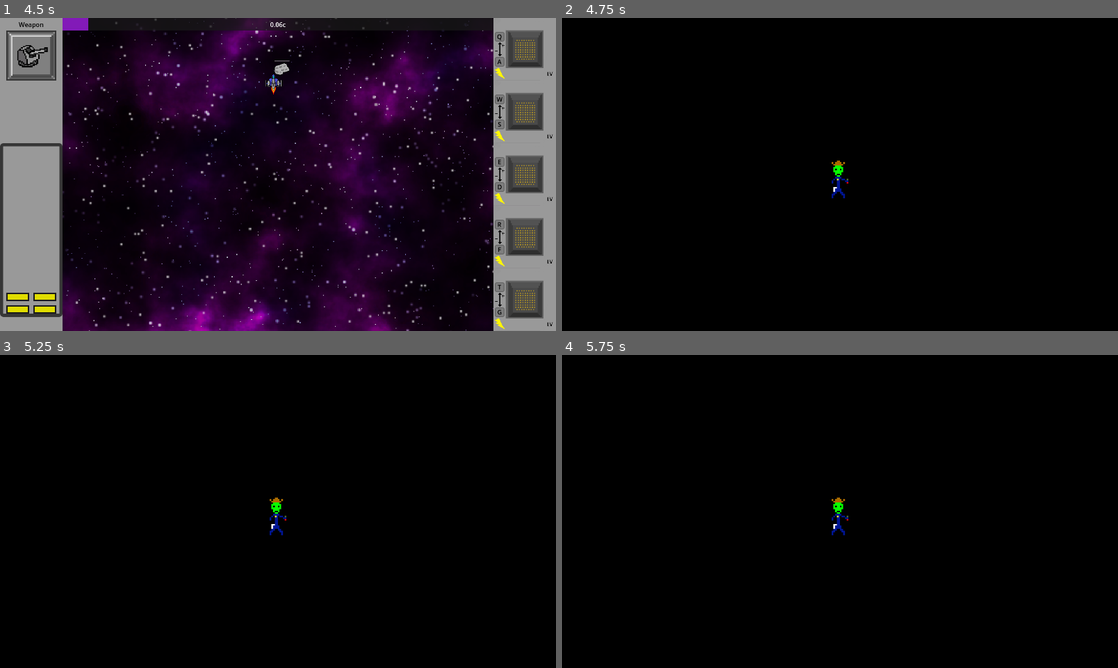
Above: before the commit, frames 1-4 (two rows, left to right).
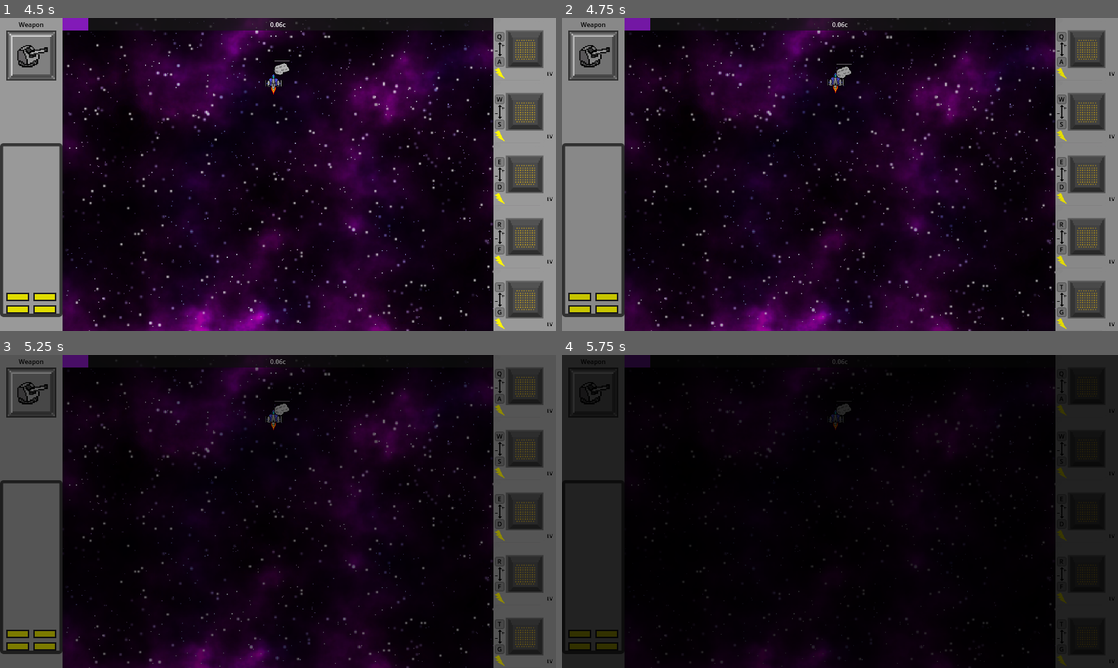
Above: after the commit, the same moments.

Repository: DigitsCodeCompendium/game.MJ198
Game: Godot game, scene res://scenes/title_screen/title_screen.tscn
The game is run twice, just before and just after one commit, with the same random seed, the same clock (stepped at 60 frames per second) and the same inputs. The engine's default icon, where the game draws it, is replaced by a stand-in: a white triangle on a blue panel in a dark square.
Inputs (mouse positions are in pixels of both pictures, inside the frame that each line leads up to):
- Up to frame 1 (4.5 s): click "Start Game" at 0.5 s; click "Start Game" at 1.25 s; click (500, 36) at 2.02 s; click (500, 61) at 2.77 s; click (500, 36) at 3.52 s; click (500, 61) at 4.27 s
- Up to frame 2 (4.75 s): no input
- Up to frame 3 (5.25 s): move the mouse to (400, 495) at 5.02 s; hold ` (discard_module_pending) from 5.03 s (still down)
- Up to frame 4 (5.75 s): keep holding ` (discard_module_pending)

Frame 1 is identical in both runs. In frame 2, 55% of the frame differs, in the area x 0-100%, y 0-100%; in frame 3, 38%; in frame 4, 18%.
Error in both runs: Invalid access to property or key 'volume_music' on a base object of type 'Dictionary'. (res://scenes/player_options.gd:22)

Commit message:
Player now blinks and screen fades out on death

Diff:
--- a/resources/pickups/asteroid_drop_table.tres
+++ b/resources/pickups/asteroid_drop_table.tres
@@ -21,14 +21,64 @@
 [ext_resource type="Resource" uid="uid://bm2m052eus4an" path="res://resources/weapons/player/player_laser.tres" id="19_o0bre"]
 [ext_resource type="Resource" uid="uid://v85pwhlifr3v" path="res://resources/modules/velocity_module_1.tres" id="20_q55ky"]
 
-[sub_resource type="Resource" id="Resource_ftebs"]
+[sub_resource type="Resource" id="Resource_yq24y"]
 script = ExtResource("5_fhf8e")
-module = ExtResource("4_hecxd")
+module = ExtResource("20_q55ky")
 metadata/_custom_type_script = "uid://cc7vsq5nveskd"
 
-[sub_resource type="Resource" id="Resource_6ulkq"]
+[sub_resource type="Resource" id="Resource_q55ky"]
 script = ExtResource("6_fhf8e")
-weapon = ExtResource("7_hwpxa")
+weapon = ExtResource("19_o0bre")
+metadata/_custom_type_script = "uid://dh634rqw5sh5y"
+
+[sub_resource type="Resource" id="Resource_0dqbr"]
+script = ExtResource("5_fhf8e")
+module = ExtResource("18_oboha")
+metadata/_custom_type_script = "uid://cc7vsq5nveskd"
+
+[sub_resource type="Resource" id="Resource_f0qb2"]
+script = ExtResource("5_fhf8e")
+module = ExtResource("17_yq24y")
+metadata/_custom_type_script = "uid://cc7vsq5nveskd"
+
+[sub_resource type="Resource" id="Resource_xub0e"]
+script = ExtResource("5_fhf8e")
+module = ExtResource("16_q55ky")
+metadata/_custom_type_script = "uid://cc7vsq5nveskd"
+
+[sub_resource type="Resource" id="Resource_d08jt"]
+script = ExtResource("5_fhf8e")
+module = ExtResource("15_o0bre")
+metadata/_custom_type_script = "uid://cc7vsq5nveskd"
+
+[sub_resource type="Resource" id="Resource_mjbwv"]
+script = ExtResource("5_fhf8e")
+module = ExtResource("14_hj3tc")
+metadata/_custom_type_script = "uid://cc7vsq5nveskd"
+
+[sub_resource type="Resource" id="Resource_iwep5"]
+script = ExtResource("6_fhf8e")
+weapon = ExtResource("13_erlq7")
+metadata/_custom_type_script = "uid://dh634rqw5sh5y"
+
+[sub_resource type="Resource" id="Resource_hj3tc"]
+script = ExtResource("6_fhf8e")
+weapon = ExtResource("12_q852r")
+metadata/_custom_type_script = "uid://dh634rqw5sh5y"
+
+[sub_resource type="Resource" id="Resource_0lytd"]
+script = ExtResource("5_fhf8e")
+module = ExtResource("11_iwep5")
+metadata/_custom_type_script = "uid://cc7vsq5nveskd"
+
+[sub_resource type="Resource" id="Resource_e8rf3"]
+script = ExtResource("5_fhf8e")
+module = ExtResource("10_erlq7")
+metadata/_custom_type_script = "uid://cc7vsq5nveskd"
+
+[sub_resource type="Resource" id="Resource_q852r"]
+script = ExtResource("6_fhf8e")
+weapon = ExtResource("9_iwep5")
 metadata/_custom_type_script = "uid://dh634rqw5sh5y"
 
 [sub_resource type="Resource" id="Resource_fhf8e"]
@@ -36,84 +86,34 @@
 weapon = ExtResource("8_erlq7")
 metadata/_custom_type_script = "uid://dh634rqw5sh5y"
 
-[sub_resource type="Resource" id="Resource_q852r"]
+[sub_resource type="Resource" id="Resource_6ulkq"]
 script = ExtResource("6_fhf8e")
-weapon = ExtResource("9_iwep5")
+weapon = ExtResource("7_hwpxa")
 metadata/_custom_type_script = "uid://dh634rqw5sh5y"
 
-[sub_resource type="Resource" id="Resource_e8rf3"]
+[sub_resource type="Resource" id="Resource_ftebs"]
 script = ExtResource("5_fhf8e")
-module = ExtResource("10_erlq7")
-metadata/_custom_type_script = "uid://cc7vsq5nveskd"
-
-[sub_resource type="Resource" id="Resource_0lytd"]
-script = ExtResource("5_fhf8e")
-module = ExtResource("11_iwep5")
-metadata/_custom_type_script = "uid://cc7vsq5nveskd"
-
-[sub_resource type="Resource" id="Resource_hj3tc"]
-script = ExtResource("6_fhf8e")
-weapon = ExtResource("12_q852r")
-metadata/_custom_type_script = "uid://dh634rqw5sh5y"
-
-[sub_resource type="Resource" id="Resource_iwep5"]
-script = ExtResource("6_fhf8e")
-weapon = ExtResource("13_erlq7")
-metadata/_custom_type_script = "uid://dh634rqw5sh5y"
-
-[sub_resource type="Resource" id="Resource_mjbwv"]
-script = ExtResource("5_fhf8e")
-module = ExtResource("14_hj3tc")
-metadata/_custom_type_script = "uid://cc7vsq5nveskd"
-
-[sub_resource type="Resource" id="Resource_d08jt"]
-script = ExtResource("5_fhf8e")
-module = ExtResource("15_o0bre")
-metadata/_custom_type_script = "uid://cc7vsq5nveskd"
-
-[sub_resource type="Resource" id="Resource_xub0e"]
-script = ExtResource("5_fhf8e")
-module = ExtResource("16_q55ky")
-metadata/_custom_type_script = "uid://cc7vsq5nveskd"
-
-[sub_resource type="Resource" id="Resource_f0qb2"]
-script = ExtResource("5_fhf8e")
-module = ExtResource("17_yq24y")
-metadata/_custom_type_script = "uid://cc7vsq5nveskd"
-
-[sub_resource type="Resource" id="Resource_0dqbr"]
-script = ExtResource("5_fhf8e")
-module = ExtResource("18_oboha")
-metadata/_custom_type_script = "uid://cc7vsq5nveskd"
-
-[sub_resource type="Resource" id="Resource_q55ky"]
-script = ExtResource("6_fhf8e")
-weapon = ExtResource("19_o0bre")
-metadata/_custom_type_script = "uid://dh634rqw5sh5y"
-
-[sub_resource type="Resource" id="Resource_yq24y"]
-script = ExtResource("5_fhf8e")
-module = ExtResource("20_q55ky")
+module = ExtResource("4_hecxd")
 metadata/_custom_type_script = "uid://cc7vsq5nveskd"
 
 [resource]
 script = ExtResource("2_bsrxx")
 weights = Dictionary[ExtResource("1_qrb3g"), float]({
 null: 40.0,
-SubResource("Resource_yq24y"): 20.0,
+ExtResource("3_2ehe6"): 40.0,
+SubResource("Resource_ftebs"): 20.0,
+SubResource("Resource_6ulkq"): 20.0,
+SubResource("Resource_fhf8e"): 20.0,
+SubResource("Resource_q852r"): 20.0,
+SubResource("Resource_e8rf3"): 20.0,
+SubResource("Resource_0lytd"): 20.0,
+SubResource("Resource_hj3tc"): 20.0,
+SubResource("Resource_iwep5"): 20.0,
+SubResource("Resource_mjbwv"): 20.0,
+SubResource("Resource_d08jt"): 20.0,
+SubResource("Resource_xub0e"): 20.0,
+SubResource("Resource_f0qb2"): 20.0,
+SubResource("Resource_0dqbr"): 20.0,
 SubResource("Resource_q55ky"): 20.0,
-SubResource("Resource_0dqbr"): 20.0,
-SubResource("Resource_f0qb2"): 20.0,
-SubResource("Resource_xub0e"): 20.0,
-SubResource("Resource_d08jt"): 20.0,
-SubResource("Resource_mjbwv"): 20.0,
-SubResource("Resource_iwep5"): 20.0,
-SubResource("Resource_hj3tc"): 20.0,
-SubResource("Resource_0lytd"): 20.0,
-SubResource("Resource_e8rf3"): 20.0,
-SubResource("Resource_q852r"): 20.0,
-SubResource("Resource_fhf8e"): 20.0,
-SubResource("Resource_6ulkq"): 20.0,
-SubResource("Resource_ftebs"): 20.0,
-ExtResource("3_2ehe6"): 40.0
+SubResource("Resource_yq24y"): 20.0
 })
--- a/scenes/game.tscn
+++ b/scenes/game.tscn
@@ -8,6 +8,7 @@
 [ext_resource type="Script" uid="uid://dyk1ykmfc3qsj" path="res://scenes/enemies/spawning/enemy_spawner.gd" id="4_ir15t"]
 [ext_resource type="Script" uid="uid://c76gyrf6d7soo" path="res://scenes/user_interface/ui_event_bus.gd" id="4_iywne"]
 [ext_resource type="Script" uid="uid://bmr07kofgmiyi" path="res://scenes/music_player.gd" id="4_p57ef"]
+[ext_resource type="PackedScene" uid="uid://cs1d4wmub2aox" path="res://scenes/enemies/aliens/energy_alien/energy_alien.tscn" id="4_qnb83"]
 [ext_resource type="Resource" uid="uid://ckbj4ecgkde82" path="res://resources/enemy_spawn/asteroid_spawn.tres" id="5_ca42v"]
 [ext_resource type="Resource" uid="uid://c0g6bmu0jaby8" path="res://resources/enemy_spawn/enemy_spawn.tres" id="6_ssvqc"]
 [ext_resource type="Resource" uid="uid://guj8pcwgg5b5" path="res://resources/enemy_spawn/boss_spawn.tres" id="7_264po"]
@@ -171,6 +172,7 @@
 linear_acceleration = 0.01
 
 [node name="MusicPlayer" type="AudioStreamPlayer" parent="." node_paths=PackedStringArray("speed_control")]
+process_mode = 3
 volume_db = -10.0
 bus = &"Music"
 script = ExtResource("4_p57ef")
--- a/scenes/player/player.gd
+++ b/scenes/player/player.gd
@@ -53,7 +53,15 @@
 
 func _on_player_collide(area: Area2D):
 	if area.is_in_group("enemy") or area.is_in_group("enemy_projectile"):
+		get_tree().paused = true
 		UiEventBus.emit_signal("player_died")
+		$AnimationPlayer.play("death")
+
+		var music_player: AudioStreamPlayer = get_node("/root/Game/MusicPlayer")
+		var tween = music_player.create_tween()
+		tween.tween_property(music_player, "volume_linear", 0, 1.5)
+		await tween.finished
+		music_player.stop()
 
 func set_engine_style(style:int) -> void:
 	$PlayerVisual.set_engine_style(style)
--- a/scenes/player/player.tscn
+++ b/scenes/player/player.tscn
@@ -18,6 +18,43 @@
 [sub_resource type="ConvexPolygonShape2D" id="ConvexPolygonShape2D_ur7pv"]
 points = PackedVector2Array(0, -25, 20, 0, 20, 9, -20, 9, -20, 0)
 
+[sub_resource type="Animation" id="Animation_ugbui"]
+resource_name = "death"
+length = 1.5
+tracks/0/type = "value"
+tracks/0/imported = false
+tracks/0/enabled = true
+tracks/0/path = NodePath("PlayerVisual:visible")
+tracks/0/interp = 0
+tracks/0/loop_wrap = true
+tracks/0/keys = {
+"times": PackedFloat32Array(0, 0.25, 0.5, 0.75, 1, 1.25, 1.5, 1.75, 2),
+"transitions": PackedFloat32Array(1, 1, 1, 1, 1, 1, 1, 1, 1),
+"update": 1,
+"values": [true, false, true, false, true, false, true, false, true]
+}
+
+[sub_resource type="Animation" id="Animation_fcs02"]
+length = 0.001
+tracks/0/type = "value"
+tracks/0/imported = false
+tracks/0/enabled = true
+tracks/0/path = NodePath("PlayerVisual:visible")
+tracks/0/interp = 1
+tracks/0/loop_wrap = true
+tracks/0/keys = {
+"times": PackedFloat32Array(0),
+"transitions": PackedFloat32Array(1),
+"update": 1,
+"values": [true]
+}
+
+[sub_resource type="AnimationLibrary" id="AnimationLibrary_fcs02"]
+_data = {
+&"RESET": SubResource("Animation_fcs02"),
+&"death": SubResource("Animation_ugbui")
+}
+
 [sub_resource type="Resource" id="Resource_ur7pv"]
 script = ExtResource("5_smehm")
 base_damage = 10.0
@@ -34,6 +71,12 @@
 
 [node name="CollisionShape2D" type="CollisionShape2D" parent="."]
 shape = SubResource("ConvexPolygonShape2D_ur7pv")
+
+[node name="AnimationPlayer" type="AnimationPlayer" parent="."]
+process_mode = 3
+libraries = {
+&"": SubResource("AnimationLibrary_fcs02")
+}
 
 [node name="Systems" type="Node" parent="."]
 
--- a/scenes/user_interface/death_screen.gd
+++ b/scenes/user_interface/death_screen.gd
@@ -14,6 +14,11 @@
 	visible = true
 	get_tree().paused = true
 
+	var tween = create_tween()
+	tween.tween_property(self, "modulate", Color(1,1,1,1), 1.5)
+	await tween.finished
+
+	$PanelContainer/AnimationContainer.visible = true
 	death_animation.play()
 	death_animation_sound.play()
 	await death_animation.animation_finished
--- a/scenes/user_interface/death_screen.tscn
+++ b/scenes/user_interface/death_screen.tscn
@@ -230,6 +230,7 @@
 
 [node name="DeathScreen" type="Control" node_paths=PackedStringArray("death_animation", "death_animation_sound")]
 process_mode = 3
+modulate = Color(1, 1, 1, 0)
 z_index = 2
 layout_mode = 3
 anchors_preset = 15
@@ -278,6 +279,7 @@
 text = "Main Menu"
 
 [node name="AnimationContainer" type="CenterContainer" parent="PanelContainer"]
+visible = false
 layout_mode = 2
 
 [node name="MarginContainer" type="MarginContainer" parent="PanelContainer/AnimationContainer"]
Not shown: 1 places in resources/pickups/asteroid_drop_table.tres that only renumber resources
Not shown: 1 places in scenes/game.tscn that only renumber resources
Not shown: 1 places in scenes/player/player.tscn that only renumber resources
